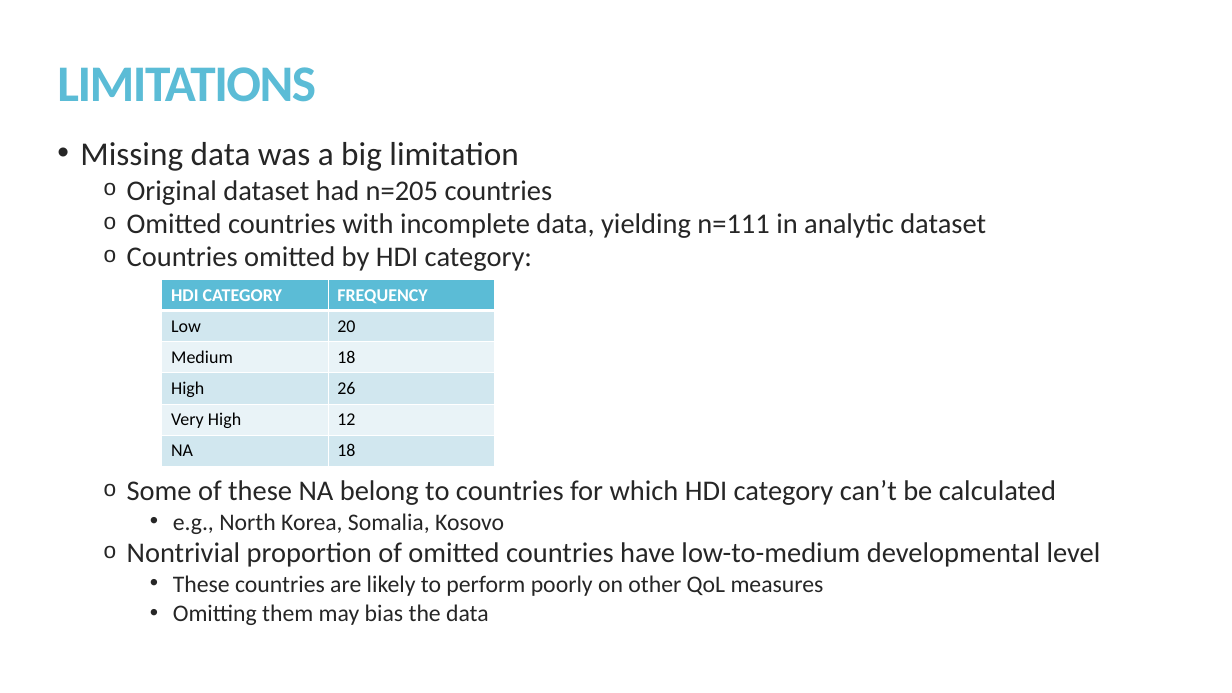
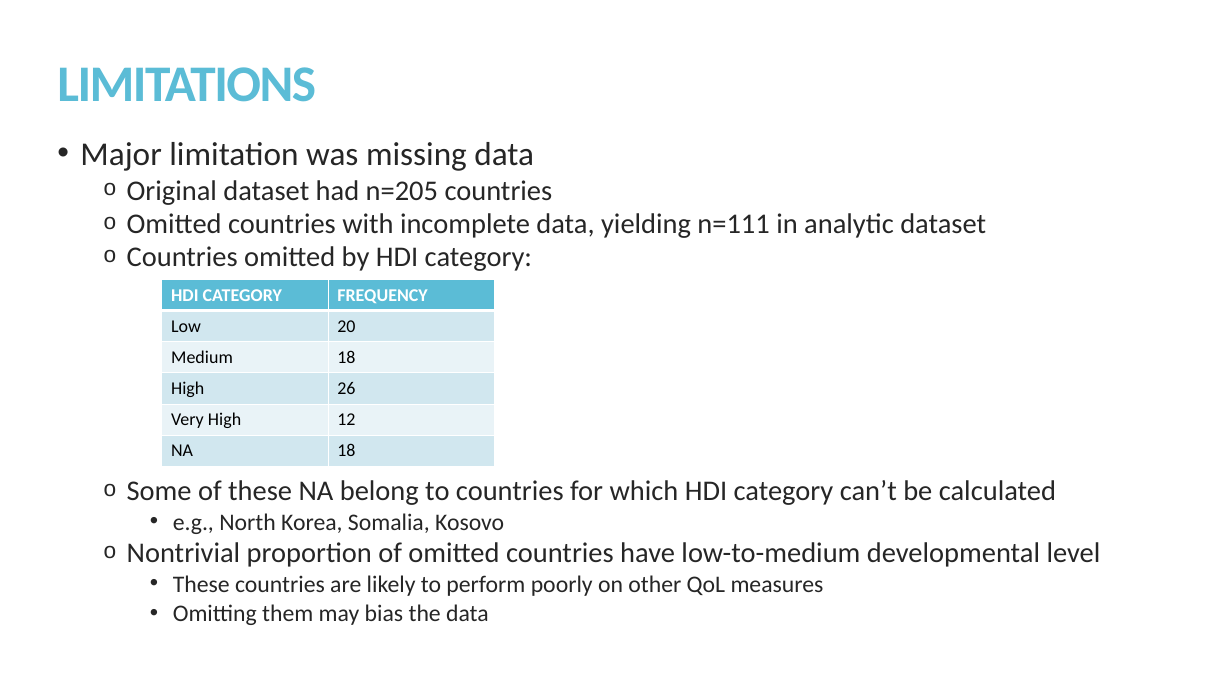
Before and after one commit to kmprioliPROF/MAT_8452_Final_Project, a slide deck: slide 20 of Prioli_Final_Proj.pptx. Drawn at 1232x693 pixels with LibreOffice and Linux fonts; fonts in the diff are those of the drawing. Boxes give left, top, right and bottom in pixels: in the first picture for what was removed or moved away, otherwise in the second. Text is boxed around its words. In the diff, an @@ line names an element or a change of style, - is before the commit and + after.

```diff
--- a/Prioli_Final_Proj.pptx
+++ b/Prioli_Final_Proj.pptx
@@ text at bbox=[80, 142, 534, 171]: text changed @@
-• Missing data was a big limitation
+• Major limitation was missing data
```
Also in this commit, not shown: 8 other slides changed, 2 other files.
